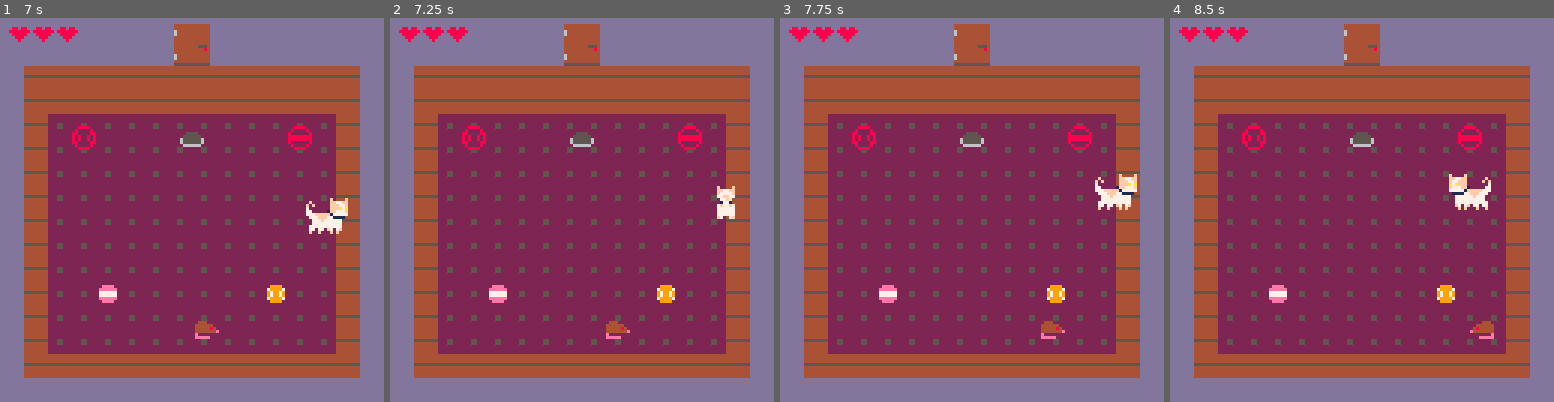
Above: before the commit, frames 1-4 (left to right).
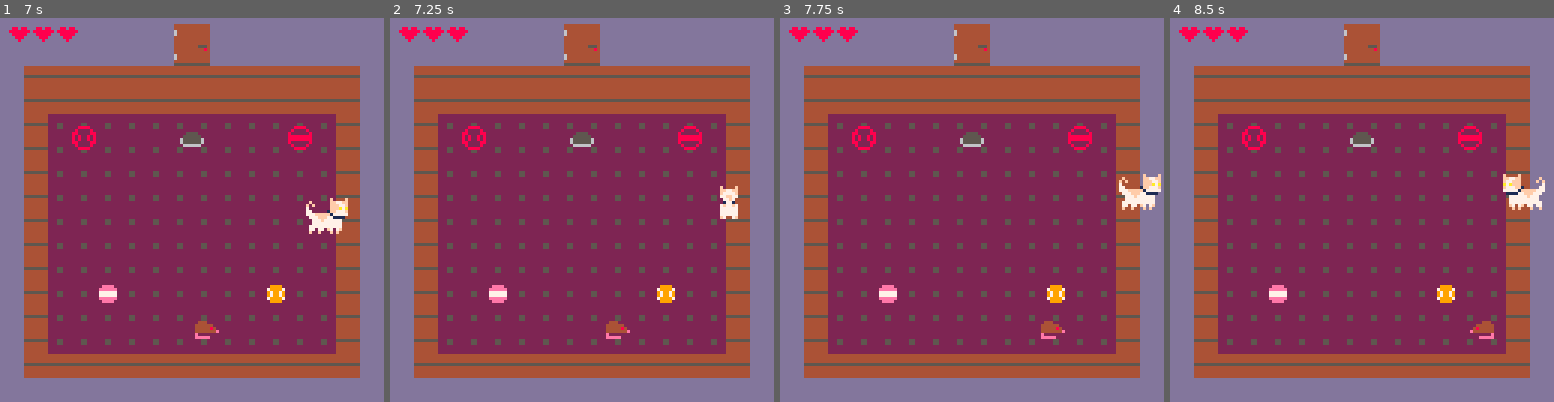
Above: after the commit, the same moments.

Repository: Mpgrime/GameDesign
Game: PICO-8 cartridge catgame.p8
Same seed, same stepped clock (60 frames per second), same inputs: the game is played once before the commit and once after it.
Inputs:
- Up to frame 1 (7 s): tap X (X key) at 0.33, 1.07, 1.85, 2.97, 4.08, 5.2, 6.32 s; hold Right 1.6-2.1 s; hold Up 2.15-2.42 s; hold Right 2.47-3.03 s; hold Left 3.08-3.58 s; hold Down 3.63-3.97 s; hold Right 4.02-4.68 s; hold Up 4.73-5.03 s; hold Left 5.08-5.68 s; hold Down 5.73-6.03 s; hold Right 6.08-6.58 s; hold Right from 6.63 s (still down)
- Up to frame 2 (7.25 s): release Right at 7.13 s; hold Up from 7.18 s (still down)
- Up to frame 3 (7.75 s): tap X (X key) at 7.43 s; release Up at 7.45 s; hold Right from 7.5 s (still down)
- Up to frame 4 (8.5 s): release Right at 8.07 s; hold Left from 8.12 s (still down)

Frame 1 is identical in both runs. In frame 2, 0.3% of the frame differs, in the area x 85-91%, y 43-53%; in frame 3, 1.0%; in frame 4, 1.2%, in the area x 72-98%, y 40-50%.

Commit message:
Fixed house walls
Made house walls consistent and deleted an unused sprite

Diff:
--- a/catgame.p8
+++ b/catgame.p8
@@ -47,7 +47,7 @@
 	cat = {
 		x=56, y=56, w=14, h=14, --position(x,y), width, height
 		size=2, flipped=false, --sprite size, flipping the sprite
-		collision=true
+		collision=false
 	}
 
 	--enemy rat class/table
